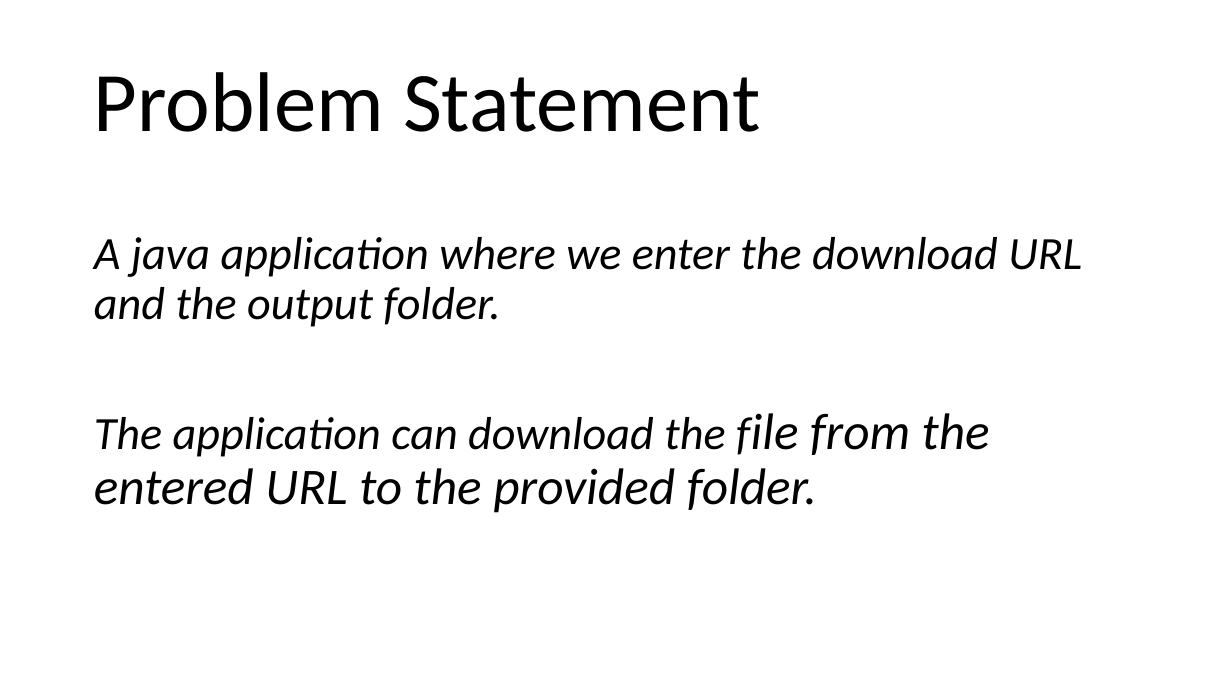
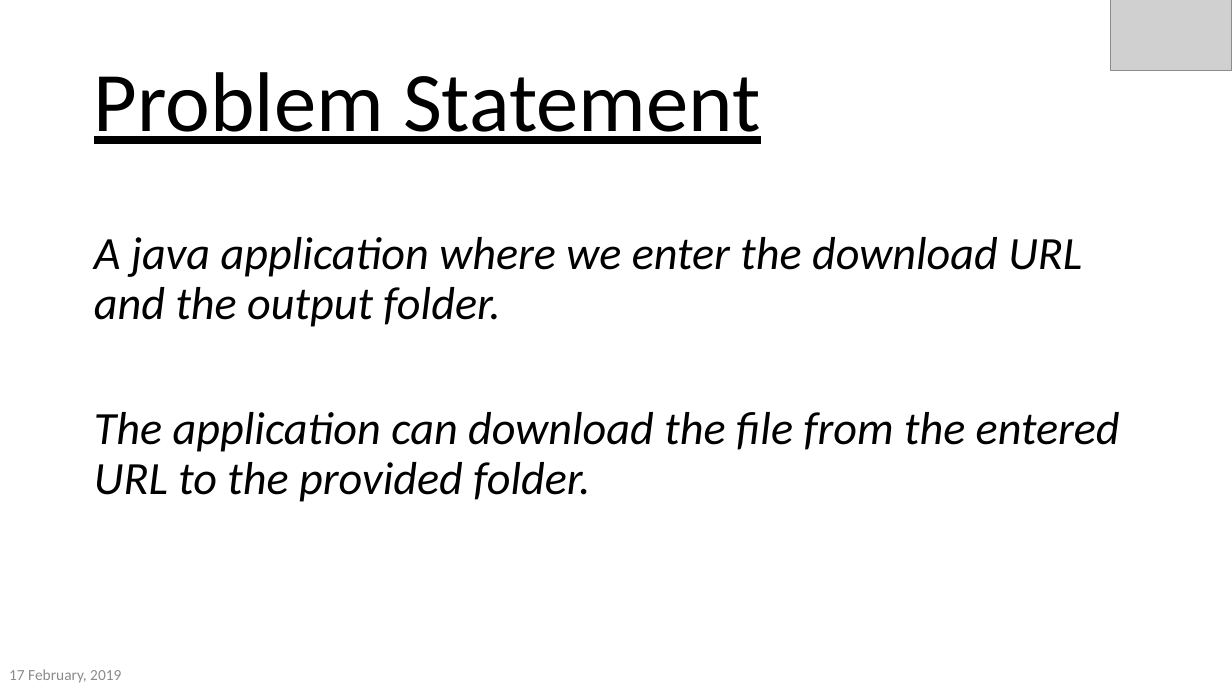
Before and after one commit to akmak1103/DownloadManager, a slide deck: slide 3 of FinalPresentation.pptx. Drawn at 1232x693 pixels with LibreOffice and Linux fonts; fonts in the diff are those of the drawing; grey boxes stand for pictures; background and template pictures are left out. Boxes give left, top, right and bottom in pixels: in the first picture for what was removed or moved away, otherwise in the second. Text is boxed around its words. In the diff, an @@ line names an element or a change of style, - is before the commit and + after.

```diff
--- a/FinalPresentation.pptx
+++ b/FinalPresentation.pptx
@@ picture added at box(1111, 0, 1232, 71) @@
@@ title "Problem Statement" at box(94, 72, 760, 144): underline on @@
@@ text at box(94, 412, 1120, 502): size 40 to 36 pt in "file from the entered URL to the ..." @@
@@ text added at box(9, 669, 121, 683), 12 pt, text #8C8C8C @@
+17 February, 2019
```
Also in this commit, not shown: 16 other slides changed, 9 other files.
